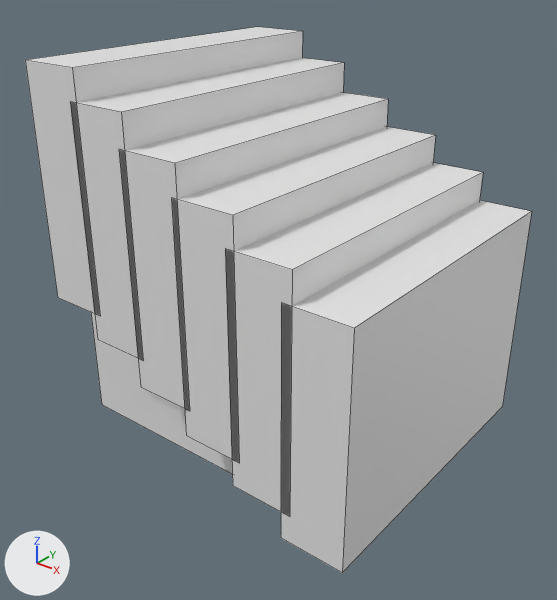
What one commit did to the Blender file .blender_models/stairs.blend.
Before and after are seen from a camera (50 mm lens) standing at (9.88, -11.93, 8.43) and looking at (0.49, -0.2, 1.16). Lighting does not change. The marker at lower left points along +X, +Y and +Z. The older version comes first. Mesh edges are drawn as thin lines.

The older version as bpy lines, for what is in view:
```python
ob_cube = bpy.data.objects.new('Cube', me_cube)
ob_cube.location = (0.0, 0.0, 0.0)
ob_cube.scale = (3.97, 1.81, 2.54)
ob_cube_001 = bpy.data.objects.new('Cube.001', me_cube_001)
ob_cube_001.location = (3.74, 0.0, 0.64)
ob_cube_001.scale = (0.689, 3.33, 2.43)
ob_cube_002 = bpy.data.objects.new('Cube.002', me_cube_002)
ob_cube_002.location = (2.57, 0.0, 1.26)
ob_cube_002.scale = (0.689, 3.33, 2.43)
ob_cube_003 = bpy.data.objects.new('Cube.003', me_cube_003)
ob_cube_003.location = (1.38, 0.0, 1.88)
ob_cube_003.scale = (0.689, 3.33, 2.43)
ob_cube_004 = bpy.data.objects.new('Cube.004', me_cube_004)
ob_cube_004.location = (0.14, 0.0, 2.5)
ob_cube_004.scale = (0.689, 3.33, 2.43)
ob_cube_005 = bpy.data.objects.new('Cube.005', me_cube_005)
ob_cube_005.location = (-1.09, 0.0, 3.16)
ob_cube_005.scale = (0.689, 3.33, 2.43)
ob_cube_006 = bpy.data.objects.new('Cube.006', me_cube_006)
ob_cube_006.location = (-2.29, 0.0, 3.77)
ob_cube_006.scale = (0.689, 3.33, 2.43)
```
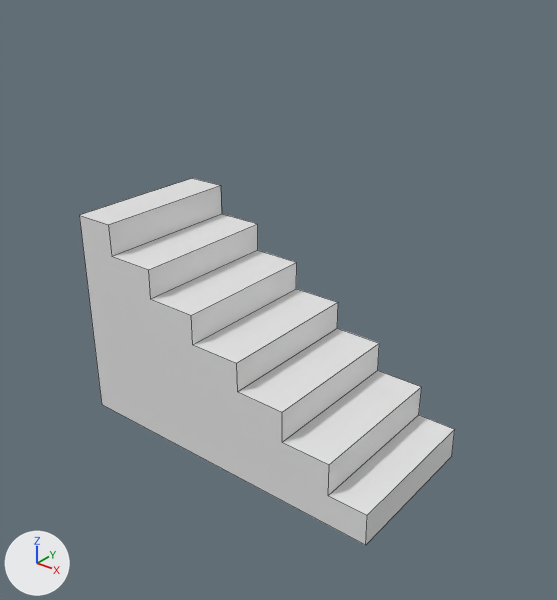
Boxes [x1, y1, x2, y2] around the edits, measured in the pictures (557 x 600 px):
'Cube', reshaped: before [91, 312, 232, 474]; after [79, 178, 455, 545]
'Cube.001', deleted: before [281, 200, 532, 573]
'Cube.002', deleted: before [225, 163, 483, 516]
'Cube.003', deleted: before [172, 127, 436, 463]
'Cube.004', deleted: before [119, 92, 388, 411]
'Cube.005', deleted: before [70, 58, 344, 361]
'Cube.006', deleted: before [25, 27, 303, 316]

Diff of the bpy script that builds the scene:
```diff
--- a/.blender_models/stairs.blend.py
+++ b/.blender_models/stairs.blend.py
@@ me_cube @@
 # used by ob_cube; location = (0.0, 0.0, 0.0); scale = (3.97, 1.81, 2.54)
-me_cube.from_pydata(...)  # 8 vertices, 6 faces; spans x -1.0..1.0, y -1.0..1.0, z -1.0..1.0
+me_cube.from_pydata(...)  # 32 vertices, 18 faces; spans x -1.0..1.0, y -1.0..1.0, z -1.0..1.0
+# me_cube part 1
+# 2 vertices are removed from x 1.0, y -1.0..1.0, z 1.0
+# 4 faces are deleted
+# 13 vertices are added at x -0.75..1.0, y -1.0, z -0.7..1.0
+# 13 new vertices lie (0.0, 2.0, 0.0) away from vertices in x -0.75..1.0, y -1.0, z -0.7..1.0
+# 16 new faces join them
 me_cube.materials.append(mat_material)
@@ ob_cube_001 @@
-ob_cube_001 = bpy.data.objects.new('Cube.001', me_cube_001)
-ob_cube_001.location = (3.74, 0.0, 0.64)
-ob_cube_001.scale = (0.689, 3.33, 2.43)
@@ ob_cube_002 @@
-ob_cube_002 = bpy.data.objects.new('Cube.002', me_cube_002)
-ob_cube_002.location = (2.57, 0.0, 1.26)
-ob_cube_002.scale = (0.689, 3.33, 2.43)
@@ ob_cube_003 @@
-ob_cube_003 = bpy.data.objects.new('Cube.003', me_cube_003)
-ob_cube_003.location = (1.38, 0.0, 1.88)
-ob_cube_003.scale = (0.689, 3.33, 2.43)
@@ ob_cube_004 @@
-ob_cube_004 = bpy.data.objects.new('Cube.004', me_cube_004)
-ob_cube_004.location = (0.14, 0.0, 2.5)
-ob_cube_004.scale = (0.689, 3.33, 2.43)
@@ ob_cube_005 @@
-ob_cube_005 = bpy.data.objects.new('Cube.005', me_cube_005)
-ob_cube_005.location = (-1.09, 0.0, 3.16)
-ob_cube_005.scale = (0.689, 3.33, 2.43)
@@ ob_cube_006 @@
-ob_cube_006 = bpy.data.objects.new('Cube.006', me_cube_006)
-ob_cube_006.location = (-2.29, 0.0, 3.77)
-ob_cube_006.scale = (0.689, 3.33, 2.43)
```
